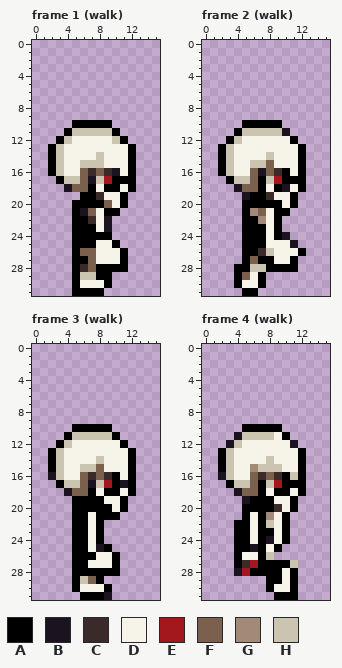
Two versions of one pixel-art file, projects/007_survivors/art/skeleton.aseprite. That is the earlier state.
16x32 pixels, 8 frames. Shown: frame 1 (walk), frame 2 (walk), frame 3 (walk), frame 4 (walk). The commit also changed other frames, which this record leaves out.
Palette (. is transparent): A #000000  B #1b131f  C #3b2a2a  D #f6f4e8  E #a2181c  F #7a604d  G #a38a78  H #cbc4b0
After the commit:
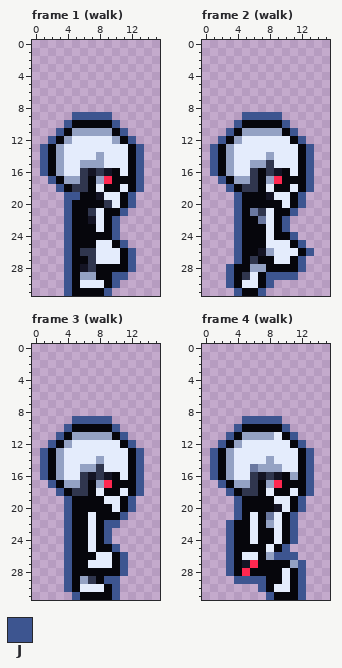
Colours new in this view: J #3d5590
The edit:
@@ palette @@
-A #000000
+A #06060c
-C #3b2a2a
+C #141424
-D #f6f4e8
+D #e4ecfc
-E #a2181c
+E #ff2850
-F #7a604d
+F #30364e
-G #a38a78
+G #6a78a0
-H #cbc4b0
+H #94a2c4
--- frame 1 (walk)
@@ x 0..15 @@
  8 ................
- 9 ................
-10 .....AAAAA......
-11 ....AHHHHHA.....
-12 ...AHDDDDDHA....
-13 ..AHDDDDDDDDA...
-14 ..AHDDDDHDDDA...
-15 ..AHDDHHHDDDA...
-16 ..AHDDFCFCBDA...
-17 ...AHHFBHEAAA...
-18 ....BFFADAADA...
-19 ......AACDDA....
-20 .....AAAAFDA....
-21 .....ABFDAA.....
-22 .....AACDB......
-23 .....AAADB......
-24 .....AAAAA......
-25 .....AAADDA.....
-26 .....AFFDDDA....
-27 .....AAFDDDA....
-28 .....ACFAAAA....
-29 .....AHHAA......
-30 .....ADDDA......
-31 .....AAAA.......
+ 9 .....JJJJJ......
+10 ....JAAAAAJ.....
+11 ...JAHHHHHAJ....
+12 ..JAHDDDDDHAJ...
+13 .JAHDDDDDDDDAJ..
+14 .JAHDDDDHDDDAJ..
+15 .JAHDDHHHDDDAJ..
+16 .JAHDDFCFCADAJ..
+17 ..JAHHFAHEAAAJ..
+18 ...JAFFADAADAJ..
+19 ....JJAACDDAJ...
+20 ....JAAAAFDAJ...
+21 ....JAAFDAAJ....
+22 ....JAACDAJ.....
+23 ....JAAADAJ.....
+24 ....JAAAAAJ.....
+25 ....JAAADDAJ....
+26 ....JAFFDDDAJ...
+27 ....JAAFDDDAJ...
+28 ....JACFAAAAJ...
+29 ....JAHHAAJJ....
+30 ....JADDDAJ.....
+31 ....JAAAAJ......
--- frame 2 (walk)
@@ x 0..15 @@
  8 ................
- 9 ................
-10 .....AAAAA......
-11 ....AHHHHHB.....
-12 ...AHDDDDDDA....
-13 ..AHDDDDDDDDA...
-14 ..AHDDDDHDDDA...
-15 ..AHDDHHFDDDA...
-16 ..AHDDFBFCADA...
-17 ...AHHFAHEAAA...
-18 ....BFFADABDA...
-19 .....BAACDDA....
-20 .....AAAAADA....
-21 .....AGFDAA.....
-22 .....AAGDA......
-23 .....AAADA......
-24 .....AAADAB.....
-25 .....AAADDDB....
-26 .....AACHDDDA...
-27 .....AFAADDA....
-28 ....AAHHAAAA....
-29 ....AFDA........
-30 ....ADDA........
-31 .....AA.........
+ 9 .....JJJJJ......
+10 ....JAAAAAJ.....
+11 ...JAHHHHHAJ....
+12 ..JAHDDDDDDAJ...
+13 .JAHDDDDDDDDAJ..
+14 .JAHDDDDHDDDAJ..
+15 .JAHDDHHFDDDAJ..
+16 .JAHDDFAFCADAJ..
+17 ..JAHHFAHEAAAJ..
+18 ...JAFFADAADAJ..
+19 ....JAAACDDAJ...
+20 ....JAAAAADAJ...
+21 ....JAGFDAAJ....
+22 ....JAAGDAJ.....
+23 ....JAAADAJ.....
+24 ....JAAADAAJ....
+25 ....JAAADDDAJ...
+26 ....JAACHDDDAJ..
+27 ....JAFAADDAJ...
+28 ...JAAHHAAAAJ...
+29 ...JAFDAJJJJ....
+30 ...JADDAJ.......
+31 ....JAAJ........
--- frame 3 (walk)
@@ x 0..15 @@
  8 ................
- 9 ................
-10 .....AAAAA......
-11 ....AHHHHHA.....
-12 ...AHDDDDDDA....
-13 ..AHDDDDDDDDA...
-14 ..AHDDDDHDDDA...
-15 ..AHDDHHFDDDA...
-16 ..BHDDFCFCADA...
-17 ...AHHFBHEABA...
-18 ....BFFADAADA...
-19 .....AAAADDA....
-20 .....AAAAADA....
-21 .....AADAAA.....
-22 .....AADA.......
-23 .....AADA.......
-24 .....AADA.......
-25 .....AADBA......
-26 .....AAADDA.....
-27 .....AADDDA.....
-28 .....AAAAAA.....
-29 .....AHFA.......
-30 .....ADDDA......
-31 ......AAAB......
+ 9 .....JJJJJ......
+10 ....JAAAAAJ.....
+11 ...JAHHHHHAJ....
+12 ..JAHDDDDDDAJ...
+13 .JAHDDDDDDDDAJ..
+14 .JAHDDDDHDDDAJ..
+15 .JAHDDHHFDDDAJ..
+16 .JAHDDFCFCADAJ..
+17 ..JAHHFAHEAAAJ..
+18 ...JAFFADAADAJ..
+19 ....JAAAADDAJ...
+20 ....JAAAAADAJ...
+21 ....JAADAAAJ....
+22 ....JAADAJJ.....
+23 ....JAADAJ......
+24 ....JAADAJ......
+25 ....JAADAAJ.....
+26 ....JAAADDAJ....
+27 ....JAADDDAJ....
+28 ....JAAAAAAJ....
+29 ....JAHFAJJ.....
+30 ....JADDDAJ.....
+31 .....JAAAAJ.....
--- frame 4 (walk)
@@ x 0..15 @@
  8 ................
- 9 ................
-10 .....AAAAA......
-11 ....BHHHHDA.....
-12 ...BHDDDDDDB....
-13 ..AHDDDDDDDDA...
-14 ..AHDDDDHDDDA...
-15 ..AHDDGHHHDDA...
-16 ..BHDDFCFCAHA...
-17 ...AHHFAHEAAA...
-18 ....BFFADAADA...
-19 .....BAAADDA....
-20 .....AAAACDA....
-21 .....ADAGDA.....
-22 ....AADAHDA.....
-23 ....AADAADA.....
-24 ....AADABDA.....
-25 ....AABADA......
-26 ....ADDAH.......
-27 ....ACEAAAAH....
-28 ....BEAAAADA....
-29 ........AADA....
-30 ........ADDA....
-31 .........AAA....
+ 9 .....JJJJJ......
+10 ....JAAAAAJ.....
+11 ...JAHHHHDAJ....
+12 ..JAHDDDDDDAJ...
+13 .JAHDDDDDDDDAJ..
+14 .JAHDDDDHDDDAJ..
+15 .JAHDDGHHHDDAJ..
+16 .JAHDDFCFCAHAJ..
+17 ..JAHHFAHEAAAJ..
+18 ...JAFFADAADAJ..
+19 ....JAAAADDAJ...
+20 ....JAAAACDAJ...
+21 ....JADAGDAJ....
+22 ...JAADAHDAJ....
+23 ...JAADAADAJ....
+24 ...JAADAADAJ....
+25 ...JAAAADAJ.....
+26 ...JADDAHJJJ....
+27 ...JACEAAAAHJ...
+28 ...JAEAAAADAJ...
+29 ....JJJJAADAJ...
+30 .......JADDAJ...
+31 ........JAAAJ...
